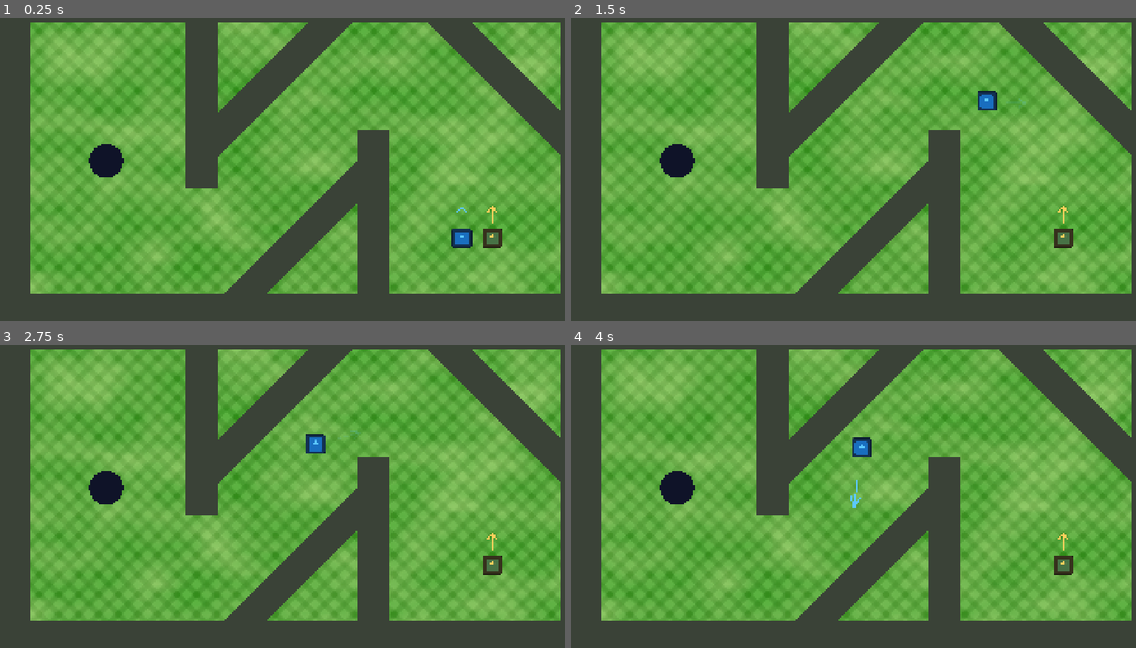
Above: before the commit, frames 1-4 (two rows, left to right).
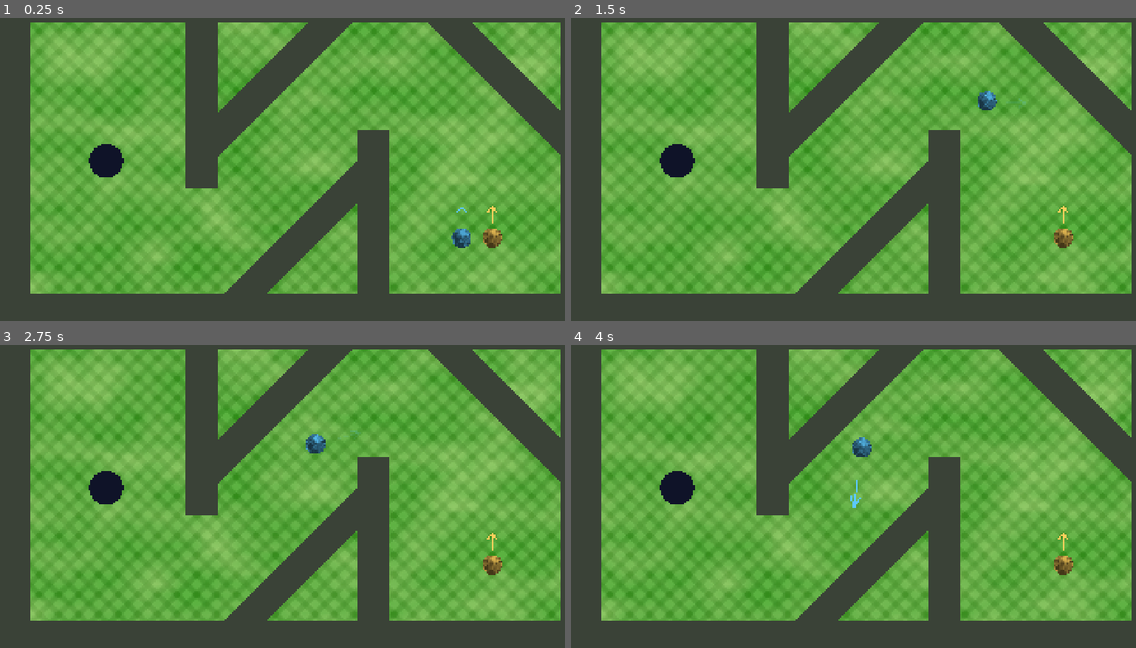
Above: after the commit, the same moments.

Repository: ValT78/minigames
Game: Godot game, scene res://minigames/Minigolf.tscn
The game is run twice, just before and just after one commit, with the same random seed, the same clock (stepped at 60 frames per second) and the same inputs. This scene is started directly instead of the project's main scene. The engine's default icon, where the game draws it, is replaced by a stand-in: a white triangle on a blue panel in a dark square.
Inputs (mouse positions are in pixels of both pictures, inside the frame that each line leads up to):
- Up to frame 1 (0.25 s): no input
- Up to frame 2 (1.5 s): tap Enter at 0.5 s; move the mouse to (994, 142) at 0.52 s; hold D from 0.53 s (still down); tap Shift at 0.6, 1.35 s; click (994, 142) at 0.67 s; tap W at 0.77 s; move the mouse to (746, 175) at 1.27 s
- Up to frame 3 (2.75 s): tap W at 1.52 s; move the mouse to (355, 411) at 2.02 s; release D at 2.03 s; hold A from 2.03 s (still down); tap Shift at 2.1 s
- Up to frame 4 (4 s): move the mouse to (836, 551) at 2.77 s; release A at 2.78 s; hold D from 2.78 s (still down); tap Shift at 2.85, 3.6 s; click (836, 551) at 2.92 s; tap W at 3.02, 3.77 s; move the mouse to (1045, 535) at 3.52 s

The runs differ from the first frame. In frame 1, 0.4% of the frame differs, in the area x 79-89%, y 69-76%; in frame 2, 0.4%; in frame 3, 0.4%; in frame 4, 0.4%.

Commit message:
add reverse minigolf game

Diff:
--- a/features/Minigolf/GolfBall.tscn
+++ b/features/Minigolf/GolfBall.tscn
@@ -5,6 +5,20 @@
 
 [sub_resource type="CircleShape2D" id="CircleShape2D_g4v7s"]
 radius = 64.0
+
+[sub_resource type="Gradient" id="Gradient_g4v7s"]
+offsets = PackedFloat32Array(0.28194726, 1)
+colors = PackedColorArray(0.27, 0.27, 0.27, 1, 1, 1, 1, 1)
+
+[sub_resource type="FastNoiseLite" id="FastNoiseLite_yf5fn"]
+noise_type = 2
+frequency = 0.0053
+cellular_distance_function = 3
+cellular_return_type = 0
+
+[sub_resource type="NoiseTexture2D" id="NoiseTexture2D_g4v7s"]
+noise = SubResource("FastNoiseLite_yf5fn")
+color_ramp = SubResource("Gradient_g4v7s")
 
 [node name="GolfBall" type="RigidBody2D" unique_id=1095497937]
 mass = 0.001
@@ -14,6 +28,7 @@
 _speed = 2.5
 
 [node name="Sprite2D" type="Sprite2D" parent="." unique_id=1460084652]
+visible = false
 scale = Vector2(0.5, 0.5)
 texture = ExtResource("1_fbf8j")
 
@@ -27,3 +42,8 @@
 [node name="CollisionShape2D" type="CollisionShape2D" parent="." unique_id=118332826]
 scale = Vector2(0.5, 0.5)
 shape = SubResource("CircleShape2D_g4v7s")
+
+[node name="Polygon2D" type="Polygon2D" parent="." unique_id=540413938]
+texture = SubResource("NoiseTexture2D_g4v7s")
+polygon = PackedVector2Array(29, -13.999998, 26.000002, -20, 20.000002, -26, 14.000002, -29.000004, 9, -31, 0, -32, -7.9999995, -31, -13.999999, -29.000002, -20.000002, -26.000004, -26.000002, -20.000002, -30.000004, -14.000002, -30.999998, -8, -31.999998, 0, -31, 8.000001, -30, 14, -26, 20, -20.000002, 26.000004, -13.999998, 28.999998, -7.999998, 30.999998, 0, 32, 7.999999, 30.999996, 14, 29, 20, 26.000004, 26, 20, 28.999996, 14, 31.000002, 8, 32, 0, 31, -8.000001)
+uv = PackedVector2Array(487.48663, 145.12732, 463.51392, 97.18187, 415.56848, 49.23642, 367.62305, 25.263685, 327.66852, 9.281889, 255.7503, 1.2909832, 191.82306, 9.281889, 143.87762, 25.263716, 95.93219, 49.23639, 47.98674, 97.181854, 24.013992, 145.12732, 8.032196, 193.07274, 0.041320324, 257, 8.032196, 320.92725, 24.014023, 368.87268, 47.98674, 416.81815, 95.93219, 464.7636, 143.87766, 488.73627, 191.82309, 504.71808, 255.7503, 512.70905, 319.67758, 504.71808, 367.623, 488.73627, 415.56842, 464.7636, 463.51392, 416.81815, 487.48657, 368.87268, 503.46844, 320.92725, 511.45935, 257, 503.46838, 193.07274)
--- /dev/null
+++ b/features/chloe/ball.gd
@@ -0,0 +1,7 @@
+extends RigidBody2D
+
+var power : float = 700
+# Called when the node enters the scene tree for the first time.
+func _ready() -> void:
+	var randomAngle : float = randf() * 2 * 3.1415
+	linear_velocity = Vector2(cos(randomAngle),sin(randomAngle)) * power
--- /dev/null
+++ b/features/chloe/ball.tscn
@@ -0,0 +1,26 @@
+[gd_scene format=3 uid="uid://bao05who60mbg"]
+
+[ext_resource type="Script" uid="uid://b5mqeq28fsibi" path="res://features/chloe/ball.gd" id="1_r8xnp"]
+[ext_resource type="Texture2D" uid="uid://cv175p4yaekju" path="res://features/chloe/golfBall.png" id="2_vt2t6"]
+
+[sub_resource type="PhysicsMaterial" id="PhysicsMaterial_vkuwr"]
+friction = 0.0
+bounce = 1.0
+
+[sub_resource type="CircleShape2D" id="CircleShape2D_g4v7s"]
+radius = 32.0
+
+[node name="Ball" type="RigidBody2D" unique_id=1067080949 groups=["ball"]]
+mass = 1000.0
+physics_material_override = SubResource("PhysicsMaterial_vkuwr")
+gravity_scale = 0.0
+lock_rotation = true
+linear_velocity = Vector2(500, 500)
+linear_damp = -0.1
+script = ExtResource("1_r8xnp")
+
+[node name="Sprite2D" type="Sprite2D" parent="." unique_id=678298783]
+texture = ExtResource("2_vt2t6")
+
+[node name="CollisionShape2D" type="CollisionShape2D" parent="." unique_id=1097954785]
+shape = SubResource("CircleShape2D_g4v7s")
--- a/features/chloe/chloe.tscn
+++ /dev/null
@@ -1,37 +0,0 @@
-[gd_scene format=3 uid="uid://d0t6p2tknmlr1"]
-
-[ext_resource type="Texture2D" uid="uid://bpppv4xqjteio" path="res://features/chloe/Green.png" id="1_4gita"]
-
-[sub_resource type="RectangleShape2D" id="RectangleShape2D_6hes3"]
-size = Vector2(1922, 31.75)
-
-[sub_resource type="RectangleShape2D" id="RectangleShape2D_0xh17"]
-size = Vector2(1142, 32)
-
-[node name="Chloe" type="Node2D" unique_id=358187120]
-
-[node name="Boundaries" type="Node2D" parent="." unique_id=1329661193]
-
-[node name="CollisionShape2D" type="CollisionShape2D" parent="Boundaries" unique_id=993664172]
-position = Vector2(961, 1095.875)
-shape = SubResource("RectangleShape2D_6hes3")
-
-[node name="CollisionShape2D3" type="CollisionShape2D" parent="Boundaries" unique_id=1264049172]
-position = Vector2(1936, 540)
-rotation = 1.5707964
-shape = SubResource("RectangleShape2D_0xh17")
-
-[node name="CollisionShape2D4" type="CollisionShape2D" parent="Boundaries" unique_id=1987350092]
-position = Vector2(-16, 540)
-rotation = 1.5707964
-shape = SubResource("RectangleShape2D_0xh17")
-
-[node name="CollisionShape2D2" type="CollisionShape2D" parent="Boundaries" unique_id=1340098082]
-position = Vector2(961, -15.75)
-shape = SubResource("RectangleShape2D_6hes3")
-
-[node name="Green" type="Sprite2D" parent="." unique_id=1155417634]
-z_index = -1
-scale = Vector2(59.999996, 59.999996)
-texture = ExtResource("1_4gita")
-centered = false
--- /dev/null
+++ b/features/chloe/hole_player.gd
@@ -0,0 +1,29 @@
+extends Node2D
+
+var _input : LocalPlayer
+@export var _speed : float
+@onready var label: Label = $Label
+
+var score : int = 0
+var maxScore : int = 5
+
+func _ready() :
+	print(label)
+	label.text = str(score," / ",maxScore)
+
+func setup(input : LocalPlayer) :
+	get_child(0).self_modulate = input.color
+	_input = input
+
+func _physics_process(delta: float) -> void:
+	if not _input : return
+	global_position += _input.input.direction * _speed * delta * 40
+
+func _on_body_entered(body: Node2D) -> void:
+	print(body)
+	if not body.is_in_group("ball") : return
+	body.queue_free()
+	score += 1
+	label.text = str(score," / ",maxScore)
+	if score == maxScore :
+		GameManager.minigameWon(_input.id)
--- a/features/chloe/hole_player.tscn
+++ b/features/chloe/hole_player.tscn
@@ -1,3 +1,47 @@
 [gd_scene format=3 uid="uid://cnpsk7u6o6k8n"]
 
+[ext_resource type="Script" uid="uid://dhrbr4tds5abs" path="res://features/chloe/hole_player.gd" id="1_fifrr"]
+[ext_resource type="Texture2D" uid="uid://bt50r81y38wla" path="res://features/chloe/Hole.png" id="1_idgd0"]
+[ext_resource type="FontFile" uid="uid://bmxgb7tj3hgwt" path="res://Global assets/Fonts/Cheese Milky.otf" id="3_0kt3y"]
+
+[sub_resource type="CircleShape2D" id="CircleShape2D_g4v7s"]
+radius = 28.0
+
+[sub_resource type="LabelSettings" id="LabelSettings_fifrr"]
+font = ExtResource("3_0kt3y")
+font_size = 79
+
 [node name="HolePlayer" type="Node2D" unique_id=2135031835]
+script = ExtResource("1_fifrr")
+_speed = 20.0
+
+[node name="Sprite2D" type="Sprite2D" parent="." unique_id=1595360045]
+z_index = -1
+position = Vector2(2.3841858e-07, -80)
+scale = Vector2(5, 5)
+texture = ExtResource("1_idgd0")
+
+[node name="Area2D" type="Area2D" parent="." unique_id=1711534788]
+
+[node name="CollisionShape2D" type="CollisionShape2D" parent="Area2D" unique_id=590775359]
+shape = SubResource("CircleShape2D_g4v7s")
+
+[node name="Label" type="Label" parent="." unique_id=1939390037]
+anchors_preset = 8
+anchor_left = 0.5
+anchor_top = 0.5
+anchor_right = 0.5
+anchor_bottom = 0.5
+offset_left = -148.0
+offset_top = 44.0
+offset_right = 149.0
+offset_bottom = 201.0
+grow_horizontal = 2
+grow_vertical = 2
+pivot_offset_ratio = Vector2(0.5, 0.5)
+text = "5 / 5"
+label_settings = SubResource("LabelSettings_fifrr")
+horizontal_alignment = 1
+vertical_alignment = 1
+
+[connection signal="body_entered" from="Area2D" to="." method="_on_body_entered"]
--- /dev/null
+++ b/features/chloe/invertedGolf.gd
@@ -0,0 +1,38 @@
+extends Node2D
+
+const HOLE_PLAYER = preload("uid://cnpsk7u6o6k8n")
+
+@export_multiline var minigame_objective := "CATCH BALLS!"
+var players : Array[Node2D] = []
+
+func _create_direct_test_player_if_needed() -> void:
+	if get_tree().current_scene != self or not PlayerRegistry.get_players().is_empty():
+		return
+
+	PlayerRegistry.join_profile(PlayerRegistry.KEYBOARD_LEFT)
+	#PlayerRegistry.join_profile(PlayerRegistry.KEYBOARD_RIGHT)
+
+func _ready() -> void:
+	_create_direct_test_player_if_needed()
+	GameManager.round_timer_expired.connect(_on_round_timer_expired)
+
+	var playersInput := PlayerRegistry.get_players()
+
+	assert(len(playersInput) <= 2)
+	var i := 0
+	for playerInput in playersInput:
+		var player : Node2D = HOLE_PLAYER.instantiate()
+		player.setup(playerInput)
+		if playersInput.size() == 1 :
+			player.global_position = Vector2(1920,1080)/2
+		else :
+			if playerInput.id == 1 :
+				player.global_position = Vector2(1720,1080)/2
+			else :
+				player.global_position = Vector2(2120,1080)/2
+
+		add_child(player)
+		pass
+
+func _on_round_timer_expired() :
+	GameManager.minigameLost()
--- a/features/chloe/timer.gd
+++ /dev/null
@@ -1,23 +0,0 @@
-extends Control
-
-const TOTAL_TIME : float = 20.0
-var time_left : float = TOTAL_TIME
-var timer_paused : bool = false
-
-@onready var progress_bar: ProgressBar = $ProgressBar
-
-# Called when the node enters the scene tree for the first time.
-func _ready() -> void:
-	progress_bar.max_value = TOTAL_TIME
-
-
-# Called every frame. 'delta' is the elapsed time since the previous frame.
-func _process(delta: float) -> void:
-	process_timer(delta)
-
-func process_timer(delta: float) -> void:
-	if not(timer_paused):
-		time_left -= delta
-		progress_bar.value = time_left
-
-	if time_left <= 0:
--- a/features/chloe/timer.tscn
+++ /dev/null
@@ -1,34 +0,0 @@
-[gd_scene format=3 uid="uid://b8s6rfjqrinw2"]
-
-[ext_resource type="Script" uid="uid://driga0v5776n1" path="res://features/chloe/timer.gd" id="1_i1byu"]
-
-[sub_resource type="StyleBoxEmpty" id="StyleBoxEmpty_6hes3"]
-
-[sub_resource type="StyleBoxFlat" id="StyleBoxFlat_042h0"]
-bg_color = Color(0.36464024, 0.6547148, 0.6819092, 1)
-
-[node name="Timer" type="Control" unique_id=8606580]
-layout_mode = 3
-anchors_preset = 15
-anchor_right = 1.0
-anchor_bottom = 1.0
-offset_left = 100.0
-offset_top = 15.0
-offset_right = -100.0
-offset_bottom = -607.0
-grow_horizontal = 2
-grow_vertical = 2
-script = ExtResource("1_i1byu")
-
-[node name="ProgressBar" type="ProgressBar" parent="." unique_id=1541619141]
-z_index = 1
-layout_mode = 1
-anchors_preset = 15
-anchor_right = 1.0
-anchor_bottom = 1.0
-grow_horizontal = 2
-grow_vertical = 2
-theme_override_styles/background = SubResource("StyleBoxEmpty_6hes3")
-theme_override_styles/fill = SubResource("StyleBoxFlat_042h0")
-value = 100.0
-show_percentage = false
--- /dev/null
+++ b/minigames/chloe.tscn
@@ -0,0 +1,86 @@
+[gd_scene format=3 uid="uid://d0t6p2tknmlr1"]
+
+[ext_resource type="Script" uid="uid://df77oqp18x520" path="res://features/chloe/invertedGolf.gd" id="1_ykamv"]
+[ext_resource type="Texture2D" uid="uid://bpppv4xqjteio" path="res://features/chloe/Green.png" id="2_t2x36"]
+[ext_resource type="PackedScene" uid="uid://bao05who60mbg" path="res://features/chloe/ball.tscn" id="3_xj17o"]
+
+[sub_resource type="PhysicsMaterial" id="PhysicsMaterial_dxprh"]
+friction = 0.0
+bounce = 1.0
+
+[sub_resource type="WorldBoundaryShape2D" id="WorldBoundaryShape2D_vkuwr"]
+
+[sub_resource type="WorldBoundaryShape2D" id="WorldBoundaryShape2D_vyp1o"]
+
+[sub_resource type="WorldBoundaryShape2D" id="WorldBoundaryShape2D_0xh17"]
+
+[sub_resource type="WorldBoundaryShape2D" id="WorldBoundaryShape2D_quf2l"]
+
+[node name="InvertedGolf" type="Node2D" unique_id=358187120]
+script = ExtResource("1_ykamv")
+
+[node name="Boundaries" type="Node2D" parent="." unique_id=1329661193]
+
+[node name="StaticBody2D" type="StaticBody2D" parent="Boundaries" unique_id=1432423851]
+physics_material_override = SubResource("PhysicsMaterial_dxprh")
+
+[node name="CollisionShape2D" type="CollisionShape2D" parent="Boundaries/StaticBody2D" unique_id=993664172]
+position = Vector2(961, 1081)
+shape = SubResource("WorldBoundaryShape2D_vkuwr")
+
+[node name="StaticBody2D2" type="StaticBody2D" parent="Boundaries" unique_id=1735201041]
+physics_material_override = SubResource("PhysicsMaterial_dxprh")
+
+[node name="CollisionShape2D3" type="CollisionShape2D" parent="Boundaries/StaticBody2D2" unique_id=1264049172]
+position = Vector2(1921, 540)
+rotation = -1.5707964
+shape = SubResource("WorldBoundaryShape2D_vyp1o")
+
+[node name="StaticBody2D3" type="StaticBody2D" parent="Boundaries" unique_id=1913858338]
+physics_material_override = SubResource("PhysicsMaterial_dxprh")
+
+[node name="CollisionShape2D4" type="CollisionShape2D" parent="Boundaries/StaticBody2D3" unique_id=1987350092]
+position = Vector2(-1, 540)
+rotation = 1.5707964
+shape = SubResource("WorldBoundaryShape2D_0xh17")
+
+[node name="StaticBody2D4" type="StaticBody2D" parent="Boundaries" unique_id=581535111]
+physics_material_override = SubResource("PhysicsMaterial_dxprh")
+
+[node name="CollisionShape2D2" type="CollisionShape2D" parent="Boundaries/StaticBody2D4" unique_id=1340098082]
+position = Vector2(961, -1)
+rotation = 3.1415927
+shape = SubResource("WorldBoundaryShape2D_quf2l")
+
+[node name="Green" type="Sprite2D" parent="." unique_id=1155417634]
+z_index = -1
+scale = Vector2(59.999996, 59.999996)
+texture = ExtResource("2_t2x36")
+centered = false
+
+[node name="Ball" parent="." unique_id=1067080949 instance=ExtResource("3_xj17o")]
+position = Vector2(160, 200)
+
+[node name="Ball2" parent="." unique_id=1533831334 instance=ExtResource("3_xj17o")]
+position = Vector2(360, 200)
+
+[node name="Ball3" parent="." unique_id=483573671 instance=ExtResource("3_xj17o")]
+position = Vector2(560, 200)
+
+[node name="Ball4" parent="." unique_id=833972193 instance=ExtResource("3_xj17o")]
+position = Vector2(760, 200)
+
+[node name="Ball5" parent="." unique_id=1880911472 instance=ExtResource("3_xj17o")]
+position = Vector2(960, 200)
+
+[node name="Ball6" parent="." unique_id=910627188 instance=ExtResource("3_xj17o")]
+position = Vector2(1160, 200)
+
+[node name="Ball7" parent="." unique_id=1291636440 instance=ExtResource("3_xj17o")]
+position = Vector2(1360, 200)
+
+[node name="Ball8" parent="." unique_id=814644792 instance=ExtResource("3_xj17o")]
+position = Vector2(1560, 200)
+
+[node name="Ball9" parent="." unique_id=1866696523 instance=ExtResource("3_xj17o")]
+position = Vector2(1760, 200)
--- a/project.godot
+++ b/project.godot
@@ -34,7 +34,10 @@
 window/size/viewport_width=1920
 window/size/viewport_height=1080
 window/stretch/mode="canvas_items"
-window/stretch/aspect="expand"
+
+[global_group]
+
+ball=""
 
 [physics]
 
Binary file changed: features/chloe/Hole.png
Not shown, added: features/chloe/ball.gd.uid
Binary file added: features/chloe/golfBall.png
Not shown, added: features/chloe/golfBall.png.import
Not shown, added: features/chloe/hole_player.gd.uid
Not shown, added: features/chloe/invertedGolf.gd.uid
Not shown, removed: features/chloe/timer.gd.uid
